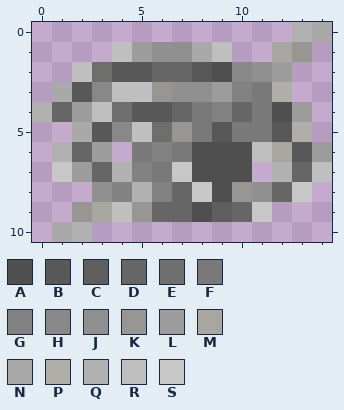
File history of a pixel-art sprite, VUE2/src/tufts/vue/images/path_off.gif. Above is the file before it was changed.
The file is 15x13 pixels. Colours within 5 levels of each other are drawn and written as one. The old version is drawn lined up with the new one, on the new canvas.
Palette (. is transparent): A #4f4f4f  B #585858  C #5e5e5e  D #666666  E #6e6e6d  F #797979  G #828282  H #888888  J #909090  K #979692  L #9c9c9c  M #a7a6a1  N #a9a9a9  P #afaea8  Q #b1b1b1  R #bfbfbf  S #c7c7c7
Pixels before, first column x 0:
 0 .............QN
 1 ....RLJJNR..MK.
 2 ..REBBDDBAHJL..
 3 .NBHRRKJJLGFP..
 4 QDLREBBDFGDFAL.
 5 ..NBHREKFBFFBP.
 6 .QDL.FGFAAARMBL
 7 .SLDQGFSAAA.QDR
 8 ...JGQGDSAKJDS.
 9 ..KMRKDDACDS...
10 .NQ............
And afterwards:
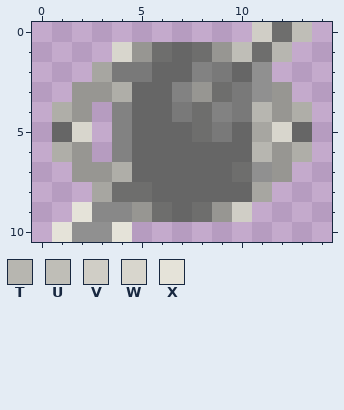
Colours new in this view: T #b7b6b0  U #bfbeb7  V #d0cec6  W #d8d6cd  X #e5e3d9
What changed:
canvas 15x13 -> 15x11, the old top-left corner now at 0,-1 (the part of the old canvas that was cut away was empty and is not shown)
Changed rows in their new state; - is an unchanged pixel.
first column x 0:
 0 -----------VEU.
 1 ----WKEDEKUET.-
 2 --.MFF--GFD-.--
 3 -.KKPDDGKEFJK--
 4 .PK.GDDFE-FTKP-
 5 -DW.GDDDEFDMWD-
 6 -PK.GDDDDDDTKP.
 7 -.KKPDDDDDEJK..
 8 ---MEED-DDDM..-
 9 --XHH-E-EKV.---
10 -XJJX----------
Pixel boxes of the changes (left, top, right, bottom) in both pictures:
changed: (32, 22, 332, 242)
